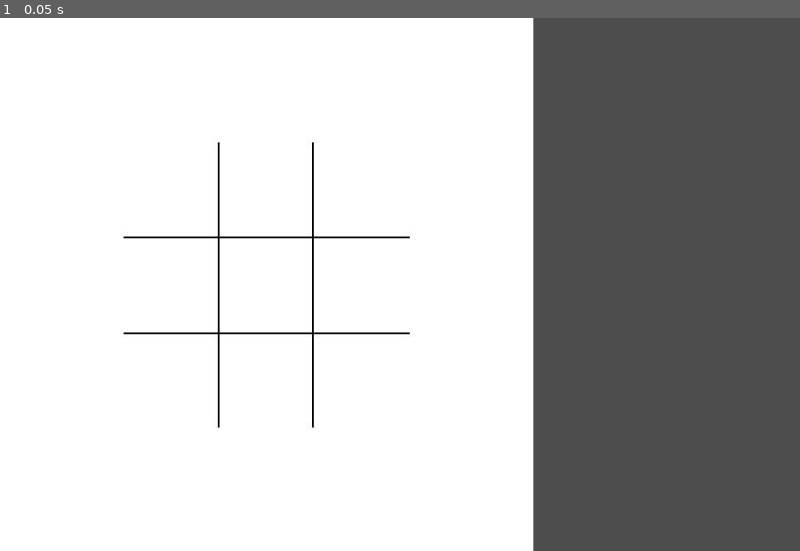
Above: before the commit, frame 1.
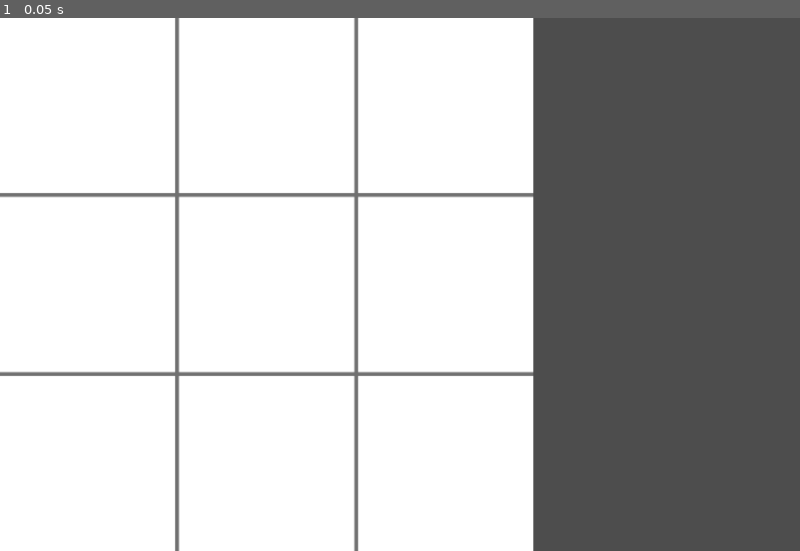
Above: after the commit, the same moment.

Repository: LuznPaulino/Tic-Tac
Game: Godot game, scene res://Scenes/Main.tscn
Same seed, same stepped clock (60 frames per second), same inputs: the game is played once before the commit and once after it.
Inputs:
- Up to frame 1 (0.05 s): no input

The runs differ from the first frame. In frame 1, 3.1% of the frame differs, in the area x 0-67%, y 0-100%.

Commit message:
Adds
script

Diff:
--- a/simple-hard/Scenes/Main.tscn
+++ b/simple-hard/Scenes/Main.tscn
@@ -1,10 +1,10 @@
 [gd_scene load_steps=3 format=3 uid="uid://0fbq0cfsblfa"]
 
-[ext_resource type="Script" uid="uid://df8epptao7tq4" path="res://Scripts/main.gd" id="1_bo1nx"]
-[ext_resource type="PackedScene" uid="uid://bxomj7q60std2" path="res://Scenes/board.tscn" id="1_jjgbg"]
+[ext_resource type="Script" uid="uid://brx13bn2eooq5" path="res://Scripts/main.gd" id="1_bo1nx"]
+[ext_resource type="PackedScene" uid="uid://dpcle5eh63wae" path="res://Scenes/board.tscn" id="1_jjgbg"]
 
-[node name="Node" type="Node"]
+[node name="Main" type="Node"]
 script = ExtResource("1_bo1nx")
 
 [node name="Board" parent="." instance=ExtResource("1_jjgbg")]
-offset = Vector2(300, 300)
+position = Vector2(300, 300)
--- a/simple-hard/Scenes/board.tscn
+++ b/simple-hard/Scenes/board.tscn
@@ -1,6 +1,6 @@
-[gd_scene load_steps=2 format=3 uid="uid://bxomj7q60std2"]
+[gd_scene load_steps=2 format=3 uid="uid://dpcle5eh63wae"]
 
-[ext_resource type="Texture2D" uid="uid://ct26vfelh3tn2" path="res://Assets/grid.jpg" id="1_ml4tp"]
+[ext_resource type="Texture2D" uid="uid://6mnjnmyoq0qu" path="res://Assets/grid.png" id="1_tnbny"]
 
 [node name="Board" type="Sprite2D"]
-texture = ExtResource("1_ml4tp")
+texture = ExtResource("1_tnbny")
--- a/simple-hard/Scenes/circle.tscn
+++ b/simple-hard/Scenes/circle.tscn
@@ -1,6 +1,6 @@
 [gd_scene load_steps=2 format=3 uid="uid://bjb7r78qoptlg"]
 
-[ext_resource type="Texture2D" uid="uid://b3urs50rij2fv" path="res://Assets/O.png" id="1_cf5ou"]
+[ext_resource type="Texture2D" uid="uid://c2rbstb02yqgg" path="res://Assets/circle.png" id="1_cf5ou"]
 
-[node name="Sprite2D" type="Sprite2D"]
+[node name="Circle" type="Sprite2D"]
 texture = ExtResource("1_cf5ou")
--- a/simple-hard/Scenes/cross.tscn
+++ b/simple-hard/Scenes/cross.tscn
@@ -1,6 +1,6 @@
 [gd_scene load_steps=2 format=3 uid="uid://xgl256dase5m"]
 
-[ext_resource type="Texture2D" uid="uid://dpvciicdtwcpl" path="res://Assets/X.png" id="1_8pfb8"]
+[ext_resource type="Texture2D" uid="uid://cr7scb6pjldlk" path="res://Assets/cross.png" id="1_8pfb8"]
 
-[node name="X" type="Sprite2D"]
+[node name="Cross" type="Sprite2D"]
 texture = ExtResource("1_8pfb8")
--- a/simple-hard/Scripts/main.gd
+++ b/simple-hard/Scripts/main.gd
@@ -1,3 +1,16 @@
 extends Node
 
-# So far so good! I am remembering some steps to do this correctly!!
+
+# Called when the node enters the scene tree for the first time.
+func _ready() -> void:
+	pass # Replace with function body.
+
+
+# Called every frame. 'delta' is the elapsed time since the previous frame.
+func _process(delta: float) -> void:
+	pass
+
+func _input(event):
+	if event is InputEventMouseButton:
+		if event.button_index == MOUSE_BUTTON_LEFT:
+			print(event.position)
Binary file removed: simple-hard/Assets/O.png
Binary file removed: simple-hard/Assets/X.png
Binary file added: simple-hard/Assets/circle.png
Not shown, changed: simple-hard/Assets/circle.png.import
Binary file added: simple-hard/Assets/cross.png
Not shown, changed: simple-hard/Assets/cross.png.import
Binary file removed: simple-hard/Assets/grid.jpg
Binary file added: simple-hard/Assets/grid.png
Not shown, changed: simple-hard/Assets/grid.png.import
Not shown, changed: simple-hard/Scripts/main.gd.uid
